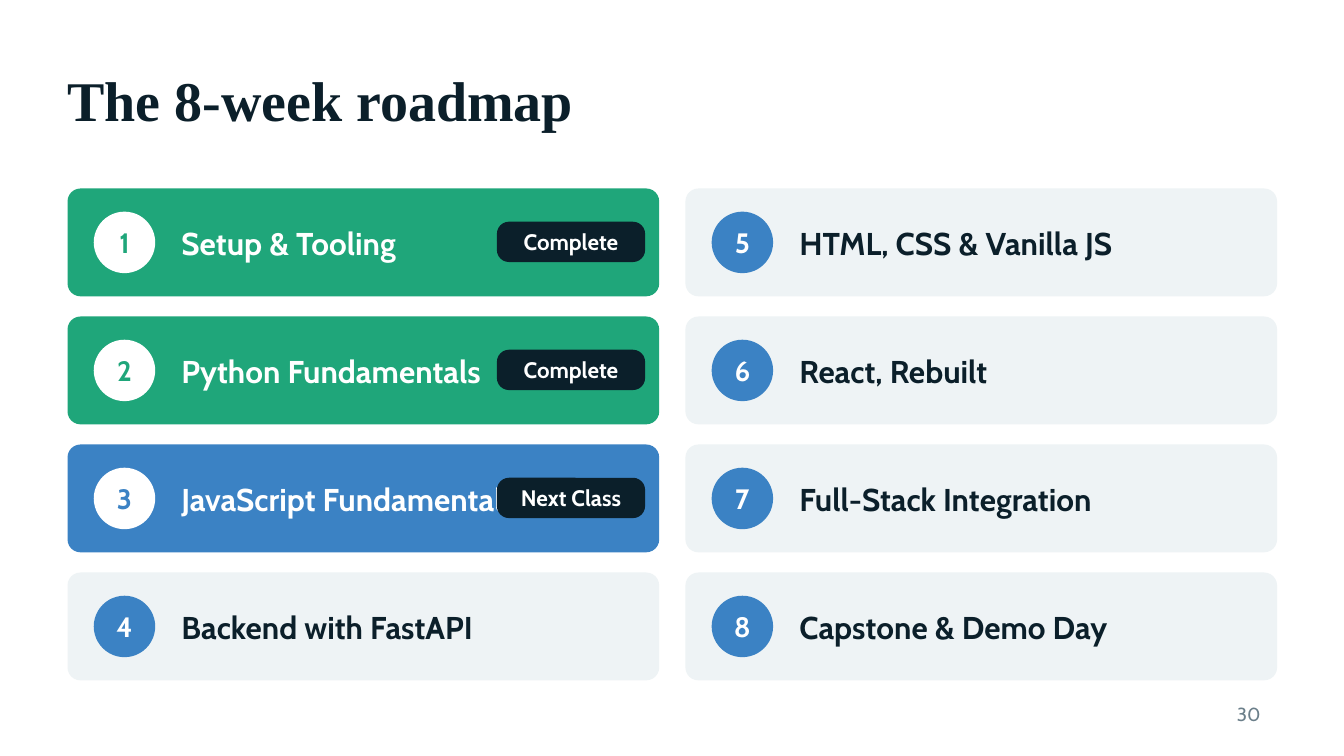
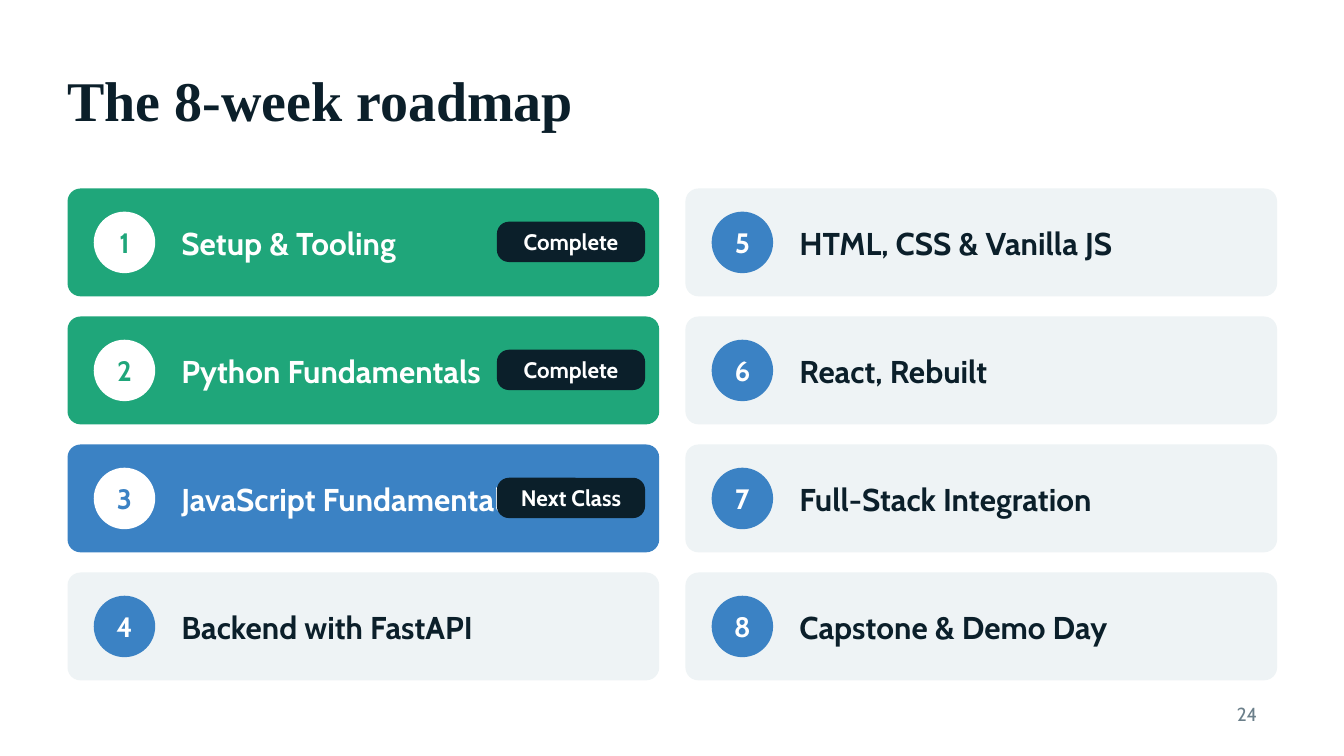
Before and after one commit to VishwasVK07/BFA, a slide deck: slide 24 of class-2/docs/class-2-slides.pptx (slide 30 before the commit). Drawn at 1344x756 pixels with LibreOffice and Linux fonts; fonts in the diff are those of the drawing; background and template pictures are left out. Boxes give left, top, right and bottom in pixels: in the first picture for what was removed or moved away, otherwise in the second. Text is boxed around its words. In the diff, an @@ line names an element or a change of style, - is before the commit and + after.

```diff
--- a/class-2/docs/class-2-slides.pptx
+++ b/class-2/docs/class-2-slides.pptx
@@ text at bbox=[1237, 707, 1257, 721]: text changed @@
-30
+24
```
Also in this commit, not shown: 3 other slides changed, 1 slide added, 7 slides removed, 9 other files.
